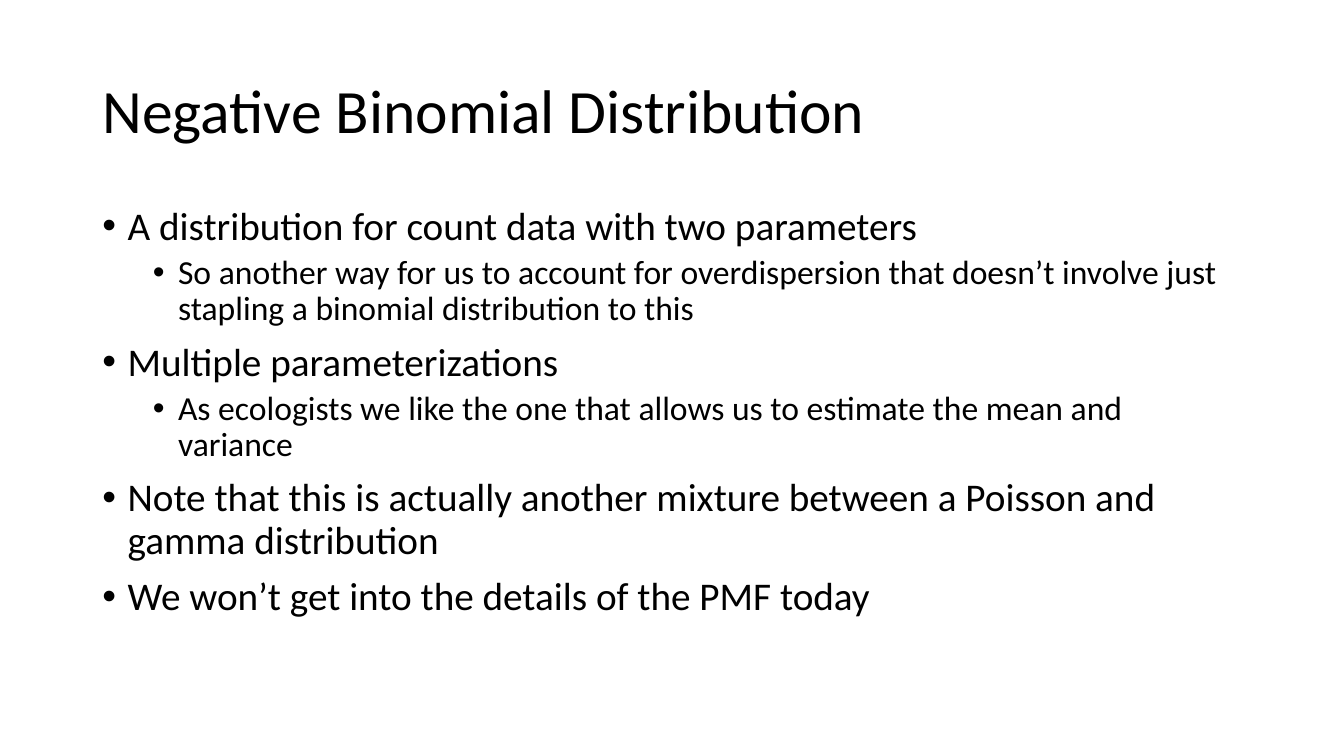
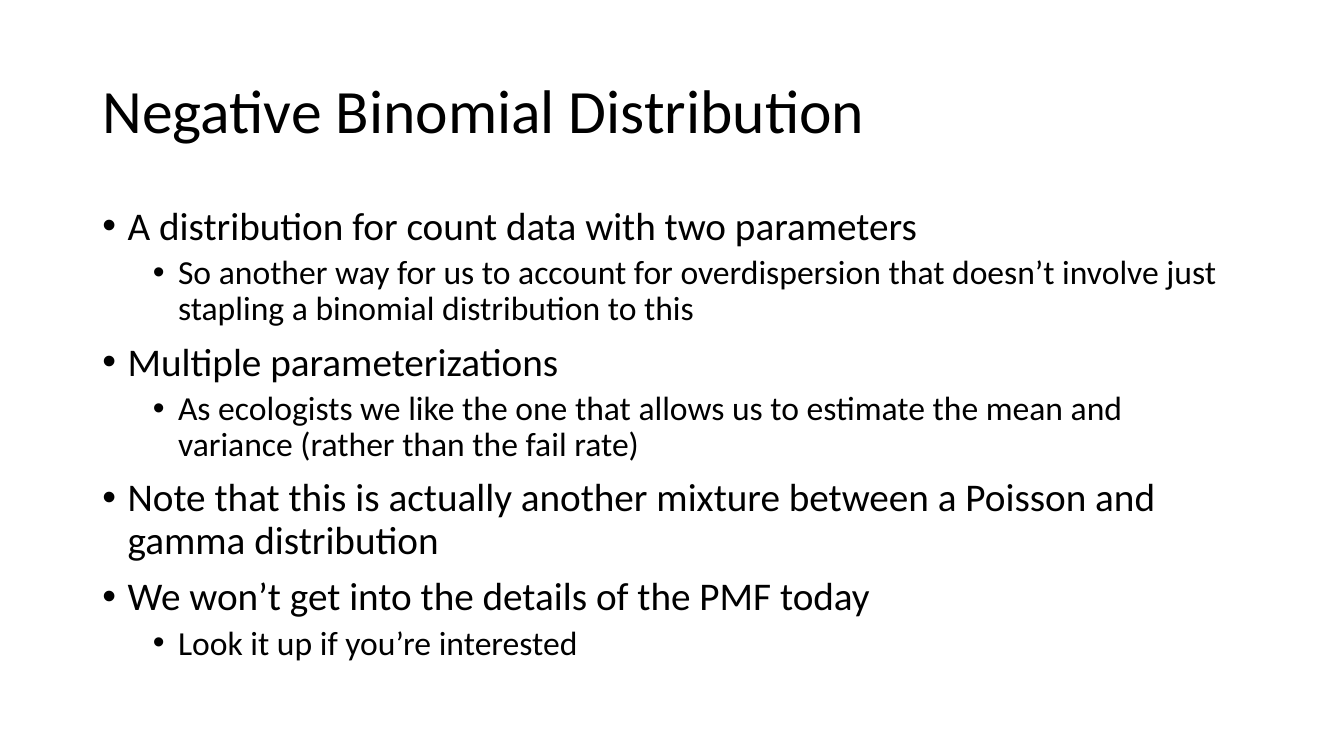
Before and after one commit to evanmadams/NAOC2020-Count-Data-Workshop, a slide deck: slide 28 of lessons/An Introduction to probability distributions.pptx. Drawn at 1344x756 pixels with LibreOffice and Linux fonts; fonts in the diff are those of the drawing. Boxes give left, top, right and bottom in pixels: in the first picture for what was removed or moved away, otherwise in the second. Text is boxed around its words. In the diff, an @@ line names an element or a change of style, - is before the commit and + after.

```diff
--- a/lessons/An Introduction to probability distributions.pptx
+++ b/lessons/An Introduction to probability distributions.pptx
@@ text at (178,396,1122,461): text changed @@
-  • As ecologists we like the one that allows us to estimate the mean and variance
+  • As ecologists we like the one that allows us to estimate the mean and variance (rather than the fail rate)
@@ text at (178,631,578,661): paragraph added @@
+  • Look it up if you’re interested
```
Also in this commit, not shown: 2 other slides changed, 2 other files.
